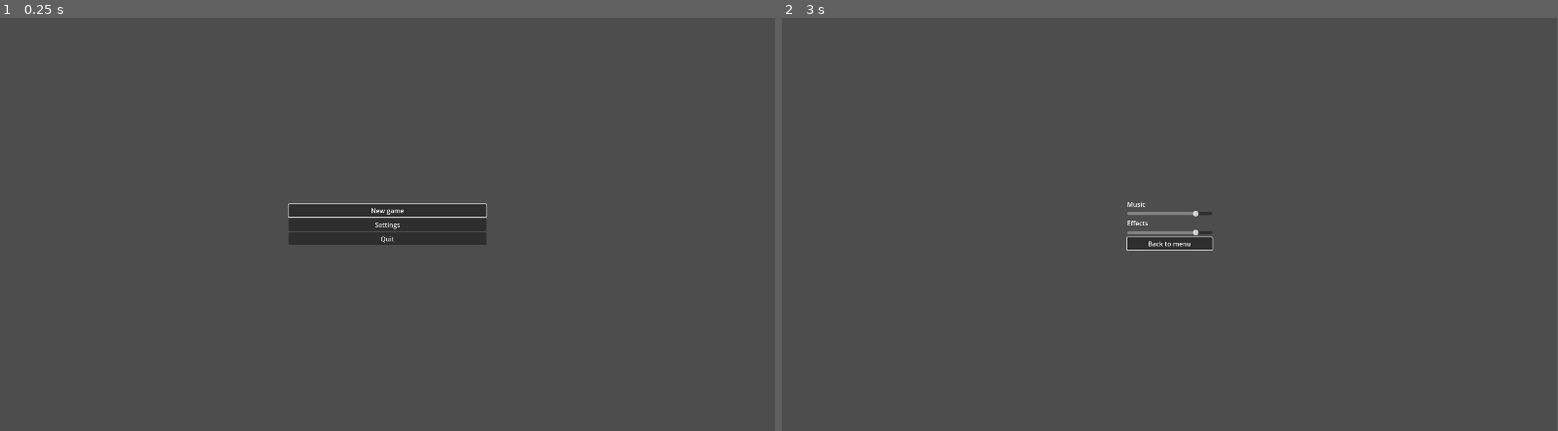
Above: before the commit, frames 1-2 (left to right).
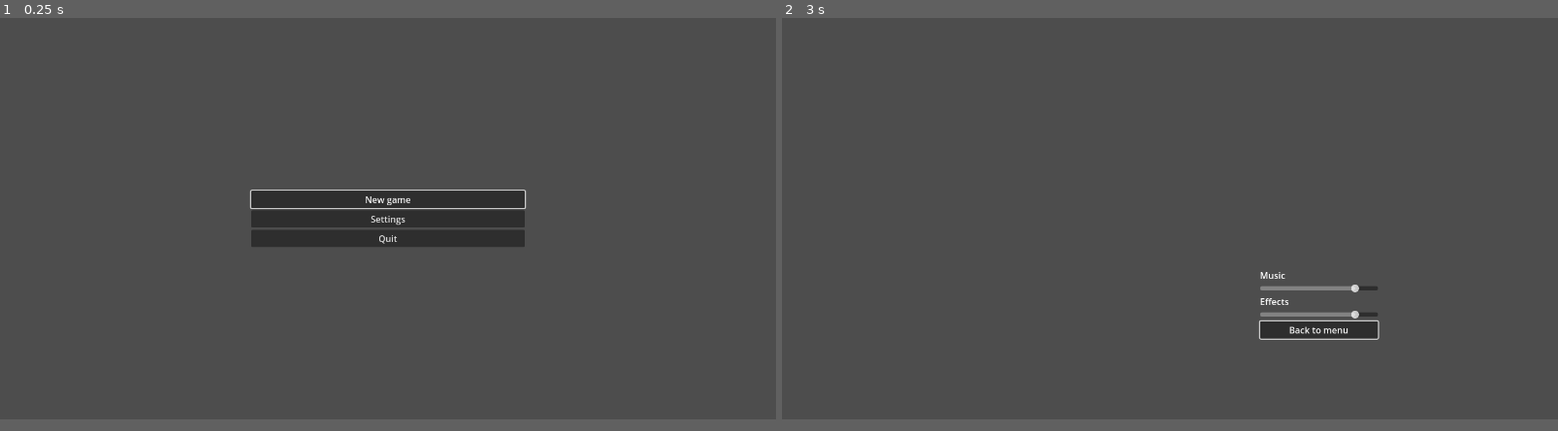
Above: after the commit, the same moments.

Repository: Blobson/game-jam
Game: Godot game, scene res://ui/MainMenu/main_menu.tscn
Two runs of this game, one before a commit and one after it. Both use one fixed random seed, a clock stepped at 60 frames per second and the inputs below. Before the commit the project has no main scene; this scene is started directly in both runs.
Inputs:
- Up to frame 1 (0.25 s): no input
- Up to frame 2 (3 s): click "New game" at 0.5 s; click "New game" at 1.25 s; click "New game" at 2 s; click "Settings" at 2.75 s
In our replay, the window is 799x426 before the commit and 800x414 after it. These sizes can differ from the game's own. Grey fills any space a smaller window leaves; there, only what the larger window draws over its background counts as a difference.

The runs differ from the first frame. In frame 1, 2.7% of the frame differs, in the area x 32-68%, y 41-56%; in frame 2, 1.6%.

Commit message:
#15 Add EnemyPath with test scene

Diff:
--- /dev/null
+++ b/game.tscn
@@ -0,0 +1,7 @@
+[gd_scene load_steps=2 format=3 uid="uid://dvjyxppsv3pf7"]
+
+[ext_resource type="PackedScene" uid="uid://doneg4kqldq6m" path="res://levels/Level1/level1.tscn" id="1_npqrb"]
+
+[node name="Game" type="Node2D"]
+
+[node name="Level1" parent="." instance=ExtResource("1_npqrb")]
--- /dev/null
+++ b/levels/Level1/level1.gd
@@ -0,0 +1,6 @@
+extends Node2D
+
+@onready var test_enemy = preload("res://units/enemies/TestEnemy/test_enemy.tscn")
+
+func _ready():
+	$EnemyPath1.add_enemy(test_enemy.instantiate())
--- /dev/null
+++ b/levels/Level1/level1.tscn
@@ -0,0 +1,28 @@
+[gd_scene load_steps=5 format=3 uid="uid://doneg4kqldq6m"]
+
+[ext_resource type="Script" path="res://levels/Level1/level1.gd" id="1_l8i4q"]
+[ext_resource type="Script" path="res://utils/EnemyPath/enemy_path.gd" id="2_cmdcf"]
+
+[sub_resource type="Curve2D" id="Curve2D_ore8v"]
+_data = {
+"points": PackedVector2Array(0, 0, 0, 0, 165, 285, -106.787, -10.6787, 106.787, 10.6787, 334, 198, -232.262, 6.6742, 232.262, -6.6742, 801, 429, 0, 0, 0, 0, 1231, 190)
+}
+point_count = 4
+
+[sub_resource type="Curve2D" id="Curve2D_h2wft"]
+_data = {
+"points": PackedVector2Array(-141.493, -74.751, 141.493, 74.751, 125, 62, -180.203, 10.6787, 180.203, -10.6787, 801, 245, -121.47, 1.33484, 121.47, -1.33484, 994, 79, -118.801, -28.0316, 118.801, 28.0316, 1258, 171)
+}
+point_count = 4
+
+[node name="Level1" type="Node2D"]
+script = ExtResource("1_l8i4q")
+metadata/_edit_lock_ = true
+
+[node name="EnemyPath1" type="Path2D" parent="."]
+curve = SubResource("Curve2D_ore8v")
+script = ExtResource("2_cmdcf")
+
+[node name="EnemyPath2" type="Path2D" parent="."]
+curve = SubResource("Curve2D_h2wft")
+script = ExtResource("2_cmdcf")
--- a/project.godot
+++ b/project.godot
@@ -11,18 +11,26 @@
 [application]
 
 config/name="GameJam"
+run/main_scene="res://game.tscn"
 config/features=PackedStringArray("4.0", "GL Compatibility")
 config/icon="res://icon.svg"
+
+[display]
+
+window/size/viewport_width=1388
+window/size/viewport_height=720
+window/stretch/mode="viewport"
+window/stretch/aspect="expand"
+
+[editor]
+
+version_control/plugin_name="GitPlugin"
+version_control/autoload_on_startup=true
 
 [input_devices]
 
 pointing/emulate_touch_from_mouse=true
 
-[display]
-
-window/size/viewport_width=1920
-window/size/viewport_height=1024
-
 [rendering]
 
 renderer/rendering_method="gl_compatibility"
--- /dev/null
+++ b/units/enemies/Enemy/enemy.gd
@@ -0,0 +1,46 @@
+class_name Enemy extends CharacterBody2D
+
+signal enemy_reached_target
+
+@export var move_speed: int = 100
+
+var _path: EnemyPath
+var _path_offset: float
+
+
+func set_path(path: EnemyPath):
+	_path = path
+	position = _path.start_position()
+	print_debug("Spawning '{name}' at path '{path}' in coords {pos}".format({
+		"name": name,
+		"path": _path.name,
+		"pos": position,
+	}))
+
+
+## Метод следования по заданному пути.
+## Если достигнут конец пути, возвращает true
+func follow_path(delta: float) -> bool:
+	if _path_offset == null:
+		_path_offset = _path.curve.get_closest_offset(position)
+	_path_offset += move_speed * delta
+
+	# ищем целевую точку на рельсе
+	var target_transform = _path.curve.sample_baked_with_rotation(_path_offset)
+
+	# постепенно двигаемся к цели
+	_move_to(target_transform)
+
+	# проверяем достигнут ли конец пути
+	return transform.origin.is_equal_approx(_path.end_position())
+
+
+## Перемещение в целевую точку
+func _move_to(target_transform: Transform2D):
+	position = target_transform.origin
+
+
+func _process(delta: float):
+	if _path and follow_path(delta):
+		enemy_reached_target.emit()
+		queue_free()
--- /dev/null
+++ b/units/enemies/Enemy/enemy.tscn
@@ -0,0 +1,10 @@
+[gd_scene load_steps=2 format=3 uid="uid://cf8107ml24jky"]
+
+[ext_resource type="Script" path="res://units/enemies/Enemy/enemy.gd" id="1_4kk6h"]
+
+[node name="Enemy" type="CharacterBody2D"]
+script = ExtResource("1_4kk6h")
+
+[node name="Sprite2D" type="Sprite2D" parent="."]
+
+[node name="CollisionShape2D" type="CollisionShape2D" parent="."]
--- /dev/null
+++ b/units/enemies/TestEnemy/test_enemy.gd
@@ -0,0 +1 @@
+class_name TestEnemy extends Enemy
--- /dev/null
+++ b/units/enemies/TestEnemy/test_enemy.tscn
@@ -0,0 +1,19 @@
+[gd_scene load_steps=5 format=3 uid="uid://ciuy7brfhg4y4"]
+
+[ext_resource type="PackedScene" uid="uid://cf8107ml24jky" path="res://units/enemies/Enemy/enemy.tscn" id="1_5pa1j"]
+[ext_resource type="Script" path="res://units/enemies/TestEnemy/test_enemy.gd" id="2_hcgru"]
+[ext_resource type="Texture2D" uid="uid://cec0a8gu7jcm8" path="res://icon.svg" id="3_ux7xt"]
+
+[sub_resource type="RectangleShape2D" id="RectangleShape2D_icsys"]
+size = Vector2(126.667, 126.667)
+
+[node name="TestEnemy" instance=ExtResource("1_5pa1j")]
+scale = Vector2(0.3, 0.3)
+script = ExtResource("2_hcgru")
+move_speed = 200
+
+[node name="Sprite2D" parent="." index="0"]
+texture = ExtResource("3_ux7xt")
+
+[node name="CollisionShape2D" parent="." index="1"]
+shape = SubResource("RectangleShape2D_icsys")
--- /dev/null
+++ b/utils/EnemyPath/enemy_path.gd
@@ -0,0 +1,23 @@
+class_name EnemyPath extends Path2D
+
+## Вражеские "рельсы"
+##
+## Путь по которому юниты двигаются к цели.
+## Враги могут отходить от "рельса" в случаях когда в зоне их видимости
+## оказывается более приоритетная цель.
+
+
+## Получить стартовую позицию
+func start_position() -> Vector2:
+	return curve.get_baked_points()[0]
+
+
+## Получить финишную позицию
+func end_position() -> Vector2:
+	return curve.get_baked_points()[-1]
+
+
+## Метод для запуска нового врага по "рельсу".
+func add_enemy(enemy: Node):
+	enemy.set_path(self)
+	add_child(enemy)
--- /dev/null
+++ b/utils/EnemyPath/enemy_path.tscn
@@ -0,0 +1,6 @@
+[gd_scene load_steps=2 format=3 uid="uid://qvsrxi6wglr5"]
+
+[ext_resource type="Script" path="res://utils/EnemyPath/enemy_path.gd" id="1_fl2wj"]
+
+[node name="EnemyPath" type="Path2D"]
+script = ExtResource("1_fl2wj")
Not shown, added: addons/godot-git-plugin/plugin.cfg
Not shown, added: addons/godot-git-plugin/LICENSE
Not shown, added: addons/godot-git-plugin/THIRDPARTY.md
Not shown, added: addons/godot-git-plugin/git_plugin.gdextension
Not shown, added: addons/godot-git-plugin/linux/libgit_plugin.linux.editor.x86_64.so
Not shown, added: addons/godot-git-plugin/macos/libgit_plugin.macos.editor.universal.dylib
Not shown, added: addons/godot-git-plugin/win64/libgit_plugin.windows.editor.x86_64.dll
Not shown, added: addons/godot-git-plugin/win64/libgit_plugin.windows.editor.x86_64.exp
Not shown, added: addons/godot-git-plugin/win64/libgit_plugin.windows.editor.x86_64.lib
Not shown, added: units/friendly/.keep
Not shown, added: units/neutral/.keep
